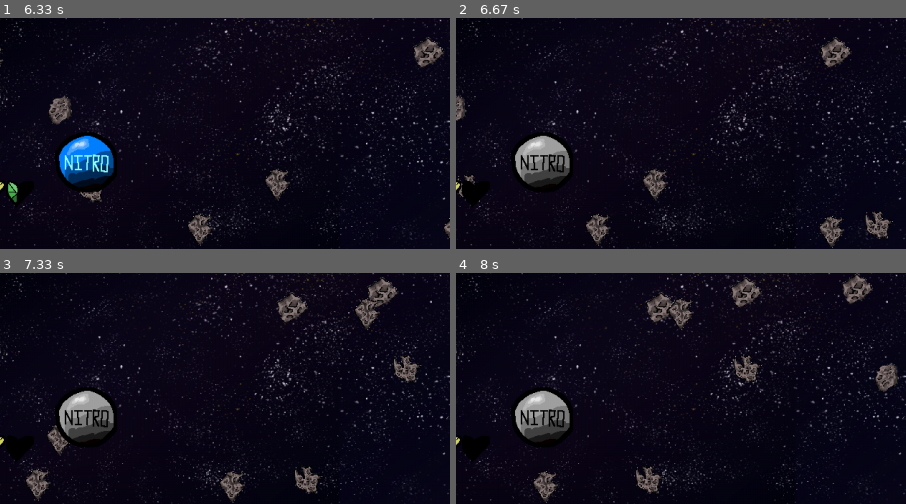
Above: before the commit, frames 1-4 (two rows, left to right).
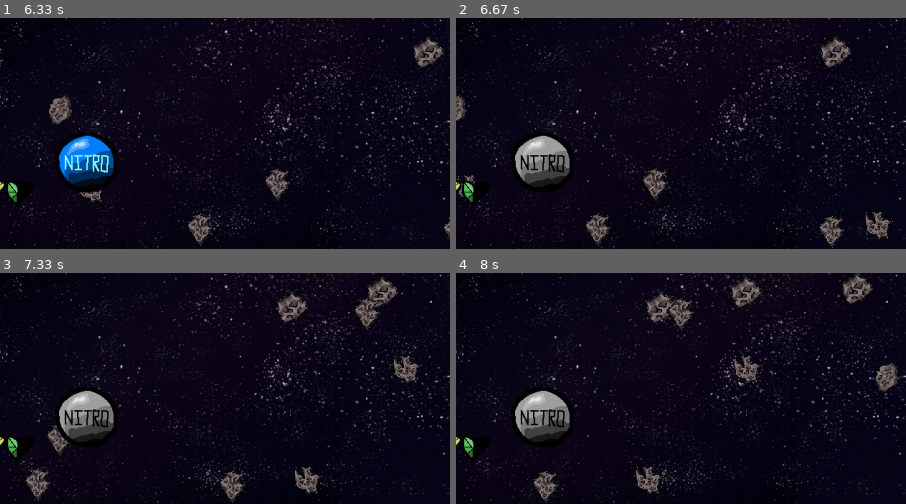
Above: after the commit, the same moments.

Repository: shar1738/SPDS-Pygame
Game: pygame game, started from main.py
Two runs of this game, one before a commit and one after it. Both use one fixed random seed, a clock stepped at 60 frames per second and the inputs below.
Inputs (mouse positions are % of the whole screen's width and height, from its top left):
- Up to frame 1 (6.33 s): click (50, 25) at 0.38 s; hold Right 0.83-1.3 s; hold Up 1.33-1.63 s; tap Space at 1.4, 2.23, 2.53, 2.8, 3.13, 3.43, 3.57, 3.97, 4.27, 4.63, 5.03, 5.33, 5.53, 5.83, 6.03 s; hold Left 2.17-2.7 s; hold Down 2.73-3.03 s; hold Left 3.07-3.47 s; hold Up 3.5-3.87 s; hold Right 3.9-4.53 s; hold Down 4.57-4.93 s; hold Left 4.97-5.43 s; hold Right 5.47-5.93 s; hold Up 5.97-6.27 s; hold Right from 6.3 s (still down)
- Up to frame 2 (6.67 s): keep holding Right; tap Space at 6.37 s
- Up to frame 3 (7.33 s): tap Space at 6.67, 6.87, 7.17 s; release Right at 6.77 s; hold Left from 6.8 s (still down)
- Up to frame 4 (8 s): release Left at 7.33 s; hold Down 7.37-7.67 s; tap Space at 7.43, 7.77 s; hold Left from 7.7 s (still down)
The pictures show only the part of the screen within x 7-57%, y 50-100%; the shares and areas given below are measured in that part.

Frame 1 is identical in both runs. In frame 2, 0.1% of the frame differs, in the area x 1-4%, y 70-81%; in frame 3, 0.1%; in frame 4, 0.1%.

Commit message:
I frames setup

Diff:
--- a/Entities/asteroids.py
+++ b/Entities/asteroids.py
@@ -3,6 +3,8 @@
 import sys
 from functions import Animation
 import settings as S
+
+IS_INV = False
 
 # Configuration for asteroid assets
 ASSET_CONFIG = {
@@ -27,7 +29,10 @@
 
         self.asteroid_list  = []
         self.spawn_timer    = 0      # ms until next spawn
-        self.spawn_interval = 200    # spawn every 200 ms
+        self.spawn_interval = 200
+        self.is_inv = IS_INV
+        self.inv_timer = 0
+        self.ship_health = 150
 
     def calc_right(self):
         return S.SCREEN_WIDTH + 50
@@ -67,6 +72,9 @@
             self.spawn_timer += self.spawn_interval
             self.spawn_rand(1)
 
+    def take_damage(self, damage_amount):
+        self.ship_health -= damage_amount
+
     def update_and_draw(self, screen, ship):
         """
         Move asteroids, test collisions with `ship`, draw them,
@@ -75,6 +83,12 @@
         # If display is closed, do nothing
         if pg.display.get_surface() is None:
             return
+
+        # Decrease invulnerability timer
+        if self.is_inv:
+            self.inv_timer -= 1
+            if self.inv_timer <= 0:
+                self.is_inv = False
 
         to_remove = []
 
@@ -92,10 +106,15 @@
             )
 
             if ship.mask.overlap(asteroid_mask, offset):
-                ship.take_damage(25)
+                if not self.is_inv:
+                    self.take_damage(25)
+                    print('damage taken')
+                    self.is_inv = True
+                    self.inv_timer = 120  # Set invulnerability duration (e.g., 60 frames)
+
 
                 # Game over if health depleted
-                if ship.health <= 0:
+                if self.ship_health <= 0:
                     # Load and blit game over image at center
                     game_over_img = pg.image.load(
                         "Assets/images/ui/game_over.png"
--- a/Entities/ship.py
+++ b/Entities/ship.py
@@ -1,17 +1,13 @@
 import pygame as pg
 import time
 from functions import Animation
-
 # Constants
 THRUST_POWER       = 0.3
 FRICTION           = 0.97
 ROTATION_SPEED     = 3
 MAX_ANGLE          = 60  # degrees up and down
 
-
 SCALE_FACTOR       = 2
-
-HEALTH             = 150
 
 BASIC_ANIMATION = {
     "paths": [
@@ -52,10 +48,6 @@
         self.angle           = 0
         self.is_boosting     = False
 
-        # Ship stats
-        self.health          = HEALTH
-
-        # Load and scale animations
         basic_size = (
             BASIC_ANIMATION["size"][0] * SCALE_FACTOR,
             BASIC_ANIMATION["size"][1] * SCALE_FACTOR
@@ -147,12 +139,6 @@
 
         surface.blit(self.image, self.rect.topleft)
 
-    def take_damage(self, amount: int):
-        # Shield absorbs first, then health
-        if self.health < 0:
-            print('you dead')
-        else:
-            self.health -= amount
 
     def get_mask(self):
         return self.mask
--- a/Scene/exterior_scene.py
+++ b/Scene/exterior_scene.py
@@ -5,7 +5,11 @@
 from data import EXT_UI_ELEMENTS
 from settings import FPS, SCREEN_WIDTH, SCREEN_HEIGHT
 from Entities.ship import Ship
-from Entities.asteroids import Asteroids  # Your asteroid module
+from Entities.asteroids import Asteroids, IS_INV
+
+DISTANCE_RATE = 5
+DISTANCE = 0
+DISTANCE_MAX = (1000, 5000)
 
 
 def load_scaled_image(path, size):
@@ -25,6 +29,7 @@
         self.player_ship = Ship(150, 300)
         self.asteroids = Asteroids()
         self.asteroids.spawn_rand(5)
+        self.is_inv = IS_INV
 
         # Load and scale UI images
         self.health_info = EXT_UI_ELEMENTS["health"]
@@ -64,7 +69,7 @@
     def update_ui(self):
         max_health = 150
         step = 25
-        index = min(len(self.health_info["paths"]) - 1, (max_health - self.player_ship.health) // step)
+        index = min(len(self.health_info["paths"]) - 1, (max_health - self.player_health) // step)
         self.ui_health_img = load_scaled_image(self.health_info["paths"][index], self.health_info["size"])
 
         # Nitro boost status
@@ -108,6 +113,7 @@
             self.player_ship.update(keys)
             self.asteroids.update(dt)
 
+            self.player_health = self.asteroids.ship_health
             self.update_ui()
 
             self.screen.blit(self.background, (0, 0))
